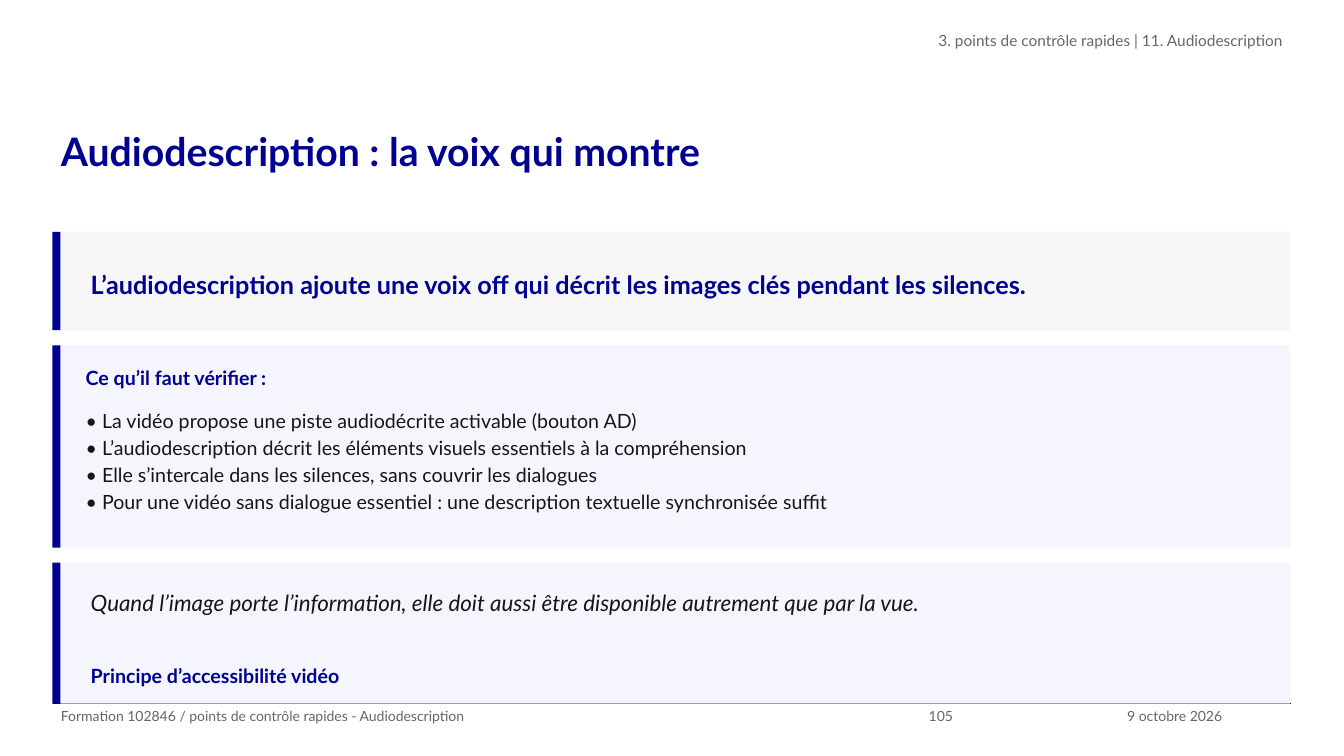
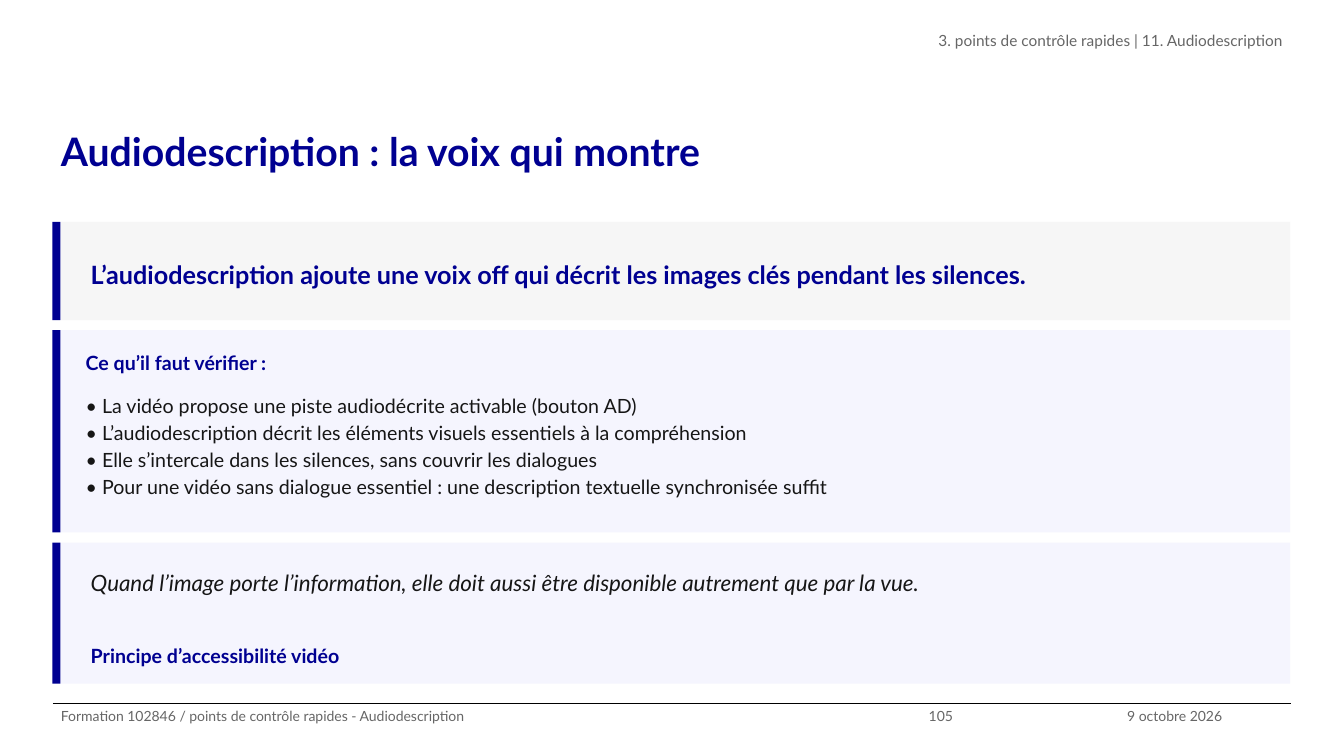
Before and after one commit to alexandra-guiderdoni/usine-fabrication-igpde-102846-ay11, a slide deck: slide 105 of livrables-IGPDE-2026-102846/Formateur/support-formation-102846-2026-IGPDE.pptx. Drawn at 1344x756 pixels with LibreOffice and Linux fonts; fonts in the diff are those of the drawing; background and template pictures are left out. Boxes give left, top, right and bottom in pixels: in the first picture for what was removed or moved away, otherwise in the second. Text is boxed around its words. In the diff, an @@ line names an element or a change of style, - is before the commit and + after.

```diff
--- a/livrables-IGPDE-2026-102846/Formateur/support-formation-102846-2026-IGPDE.pptx
+++ b/livrables-IGPDE-2026-102846/Formateur/support-formation-102846-2026-IGPDE.pptx
@@ 2 rectangles, 1 text: place and size @@
-2 rectangles, 1 text at <box>52,232,1291,330</box>
+2 rectangles, 1 text at <box>52,222,1291,320</box>
@@ 2 texts, 2 rectangles: place and size @@
-2 texts, 2 rectangles at <box>52,345,1291,547</box>
+2 texts, 2 rectangles at <box>52,330,1291,532</box>
@@ 2 texts, 2 rectangles: place and size @@
-2 texts, 2 rectangles at <box>52,563,1291,704</box>
+2 texts, 2 rectangles at <box>52,542,1291,684</box>
```
Also in this commit, not shown: 8 other slides changed, 31 other files.
